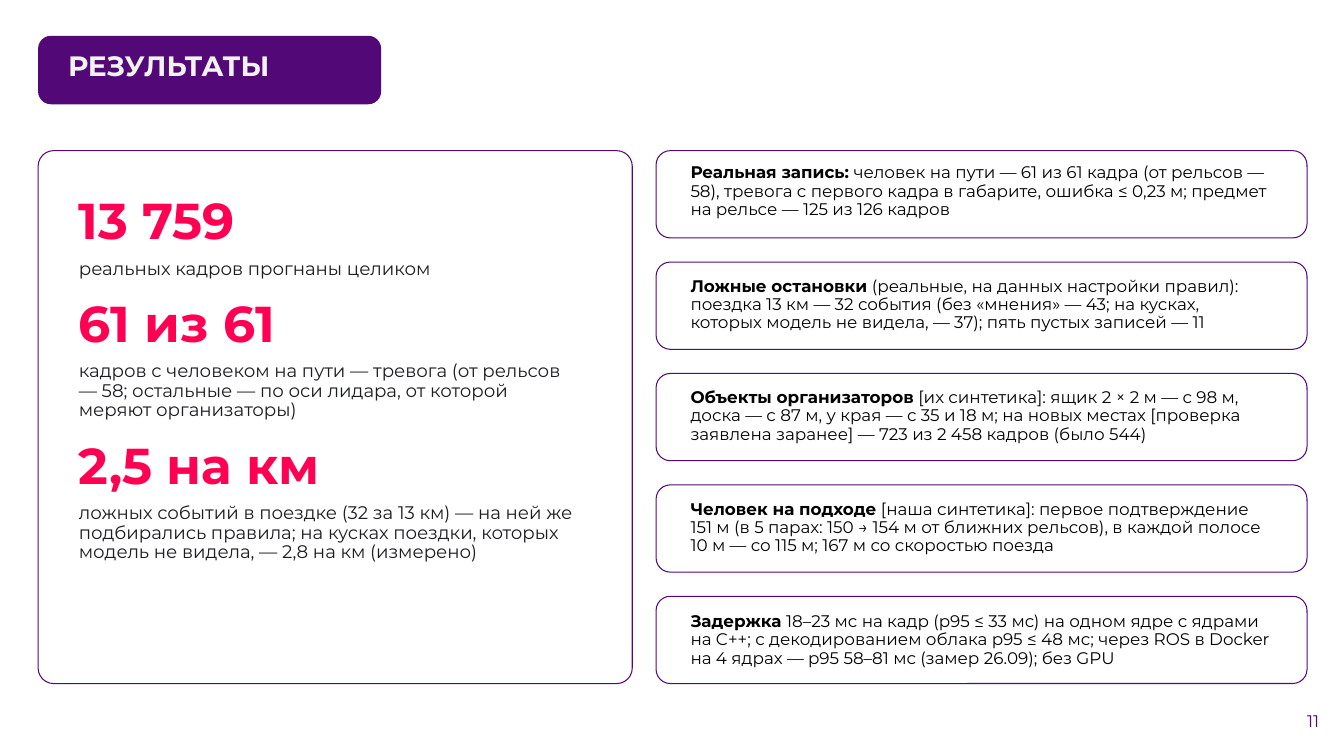
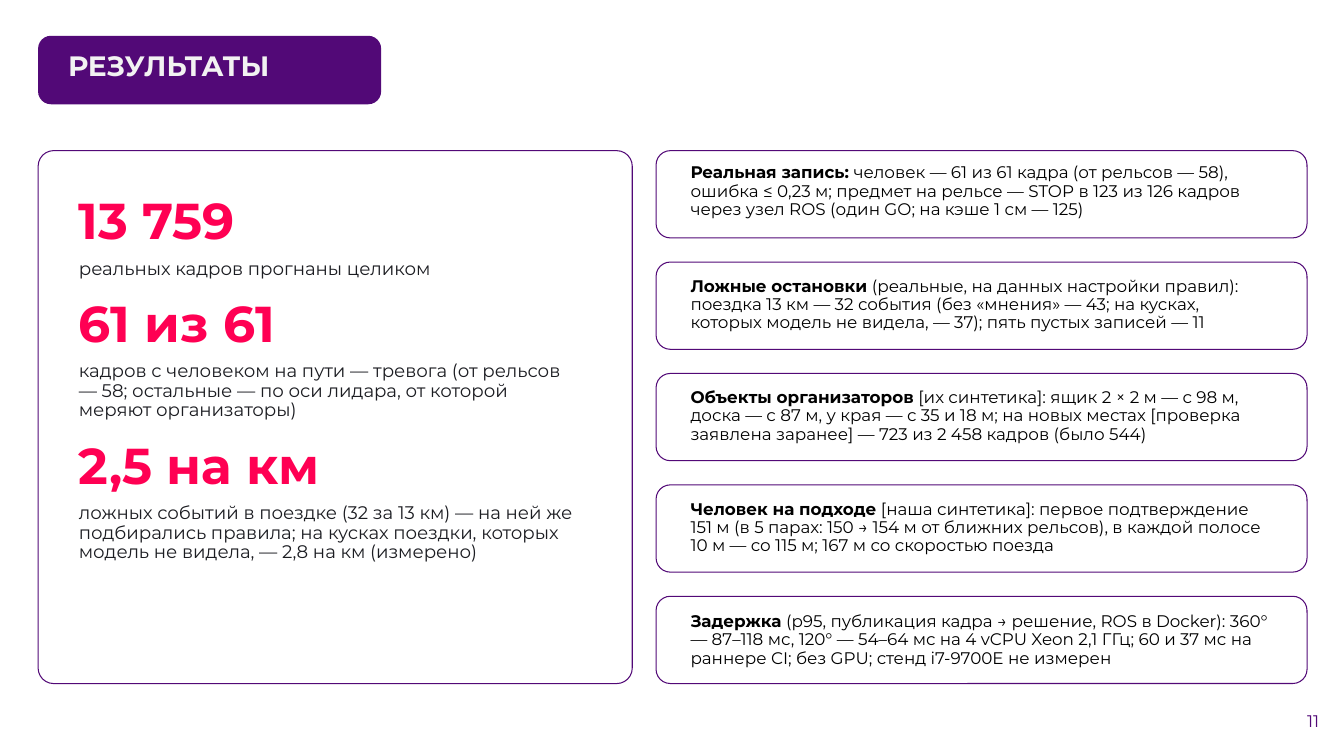
Before and after one commit to pmixay/ReSense, a slide deck: slide 11 of docs/presentation/ReSense_LCT2026.pptx. Drawn at 1344x756 pixels with LibreOffice and Linux fonts; fonts in the diff are those of the drawing; background and template pictures are left out. Boxes give left, top, right and bottom in pixels: in the first picture for what was removed or moved away, otherwise in the second. Text is boxed around its words. In the diff, an @@ line names an element or a change of style, - is before the commit and + after.

```diff
--- a/docs/presentation/ReSense_LCT2026.pptx
+++ b/docs/presentation/ReSense_LCT2026.pptx
@@ text at <box>691,165,1240,219</box>: text changed @@
-Реальная запись: человек на пути — 61 из 61 кадра (от рельсов — 58), тревога с первого кадра в габарите, ошибка ≤ 0,23 м; предмет на рельсе — 125 из 126 кадров
+Реальная запись: человек — 61 из 61 кадра (от рельсов — 58), ошибка ≤ 0,23 м; предмет на рельсе — STOP в 123 из 126 кадров через узел ROS (один GO; на кэше 1 см — 125)
@@ text at <box>691,614,1268,668</box>: text changed @@
-Задержка 18–23 мс на кадр (p95 ≤ 33 мс) на одном ядре с ядрами на C++; с декодированием облака p95 ≤ 48 мс; через ROS в Docker на 4 ядрах — p95 58–81 мс (замер 26.09); без GPU
+Задержка (p95, публикация кадра → решение, ROS в Docker): 360° — 87–118 мс, 120° — 54–64 мс на 4 vCPU Xeon 2,1 ГГц; 60 и 37 мс на раннере CI; без GPU; стенд i7-9700E не измерен
```
Also in this commit, not shown: 8 other slides changed, 18 other files.
